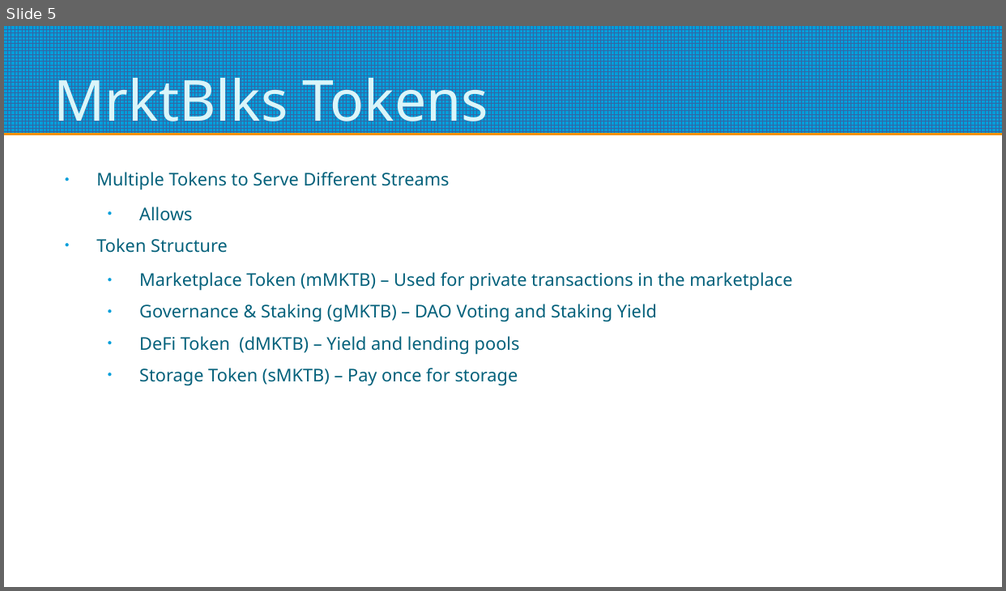
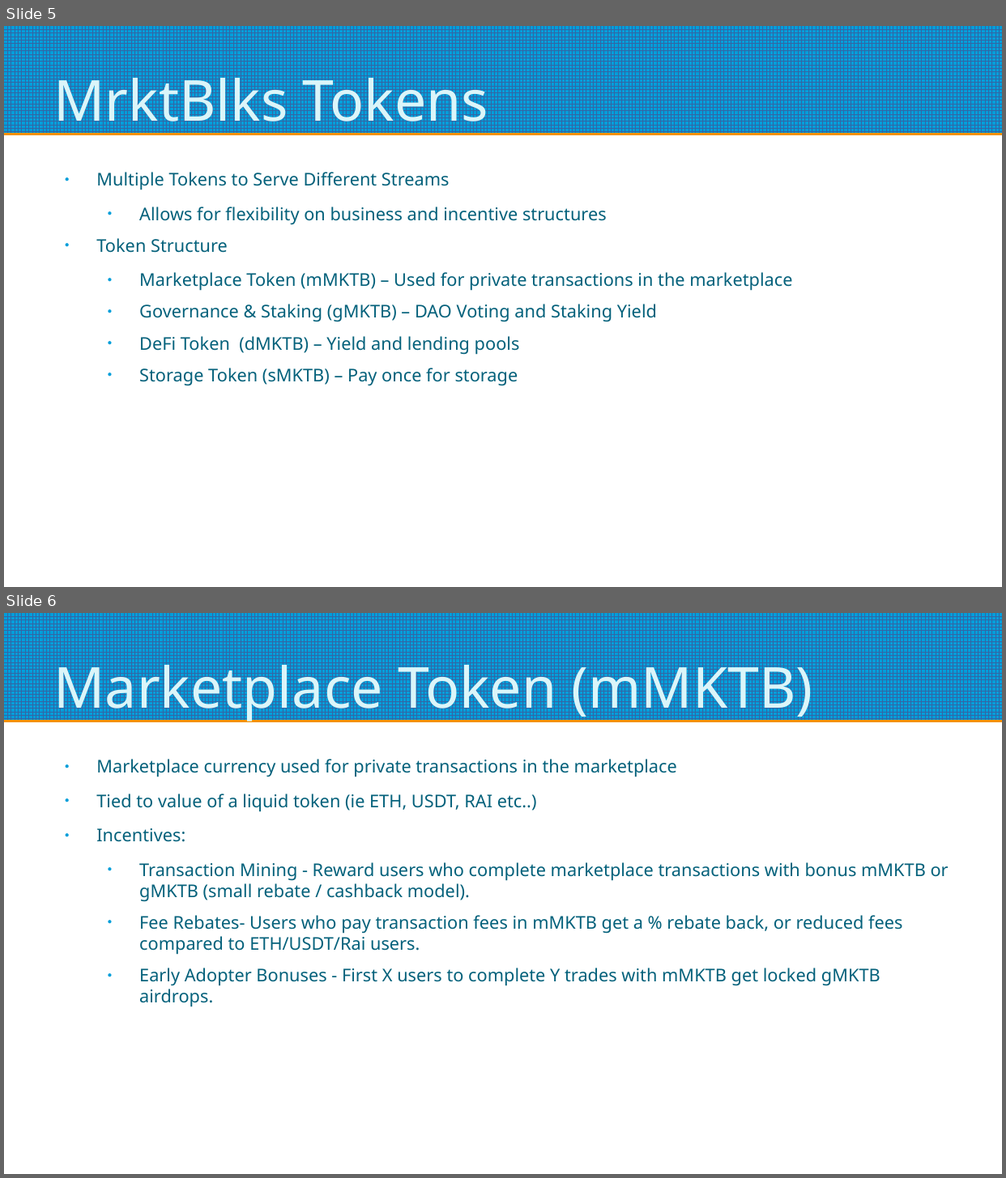
Before and after one commit to alaktrak/coinnect, a slide deck: presentation/Mrktblcks-Token-Presentation.pptx. Shown one above the other, each under a label of ours: slide 5 before the commit, slides 5 and 6 after it. The pictures are 1006x591 and 1006x1178 pixels, drawn with LibreOffice and Linux fonts; fonts in the diff are those of the drawing. Boxes give left, top, right and bottom in pixels: in the first picture for what was removed or moved away, otherwise in the second. Text is boxed around its words. In the diff, an @@ line names an element or a change of style, - is before the commit and + after.

```diff
--- a/presentation/Mrktblcks-Token-Presentation.pptx
+++ b/presentation/Mrktblcks-Token-Presentation.pptx
@@ slide 6 added at <box>4,613,1002,1174</box>, background #FFFFFF; not listed: 1 template element that a slide beside it also shows @@
@@ title added at <box>54,655,812,722</box>, 45 pt, text #DBF5F9 @@
+Marketplace Token (mMKTB)
@@ text added at <box>96,759,948,1007</box>, 14 pt, text #04617B @@
+● Marketplace currency used for private transactions in the marketplace
+● Tied to value of a liquid token (ie ETH, USDT, RAI etc..)
+● Incentives:
+  ● Transaction Mining - Reward users who complete marketplace transactions with bonus mMKTB or gMKTB (small rebate / cashback model).
+  ● Fee Rebates- Users who pay transaction fees in mMKTB get a % rebate back, or reduced fees compared to ETH/USDT/Rai users.
+  ● Early Adopter Bonuses - First X users to complete Y trades with mMKTB get locked gMKTB airdrops.
@@ slide 5 changed as well @@
@@ text at <box>139,207,607,225</box>: text changed @@
-  ● Allows
+  ● Allows for flexibility on business and incentive structures
```
Also in this commit, not shown: 4 other slides changed, 4 other slides added, 6 other files.
